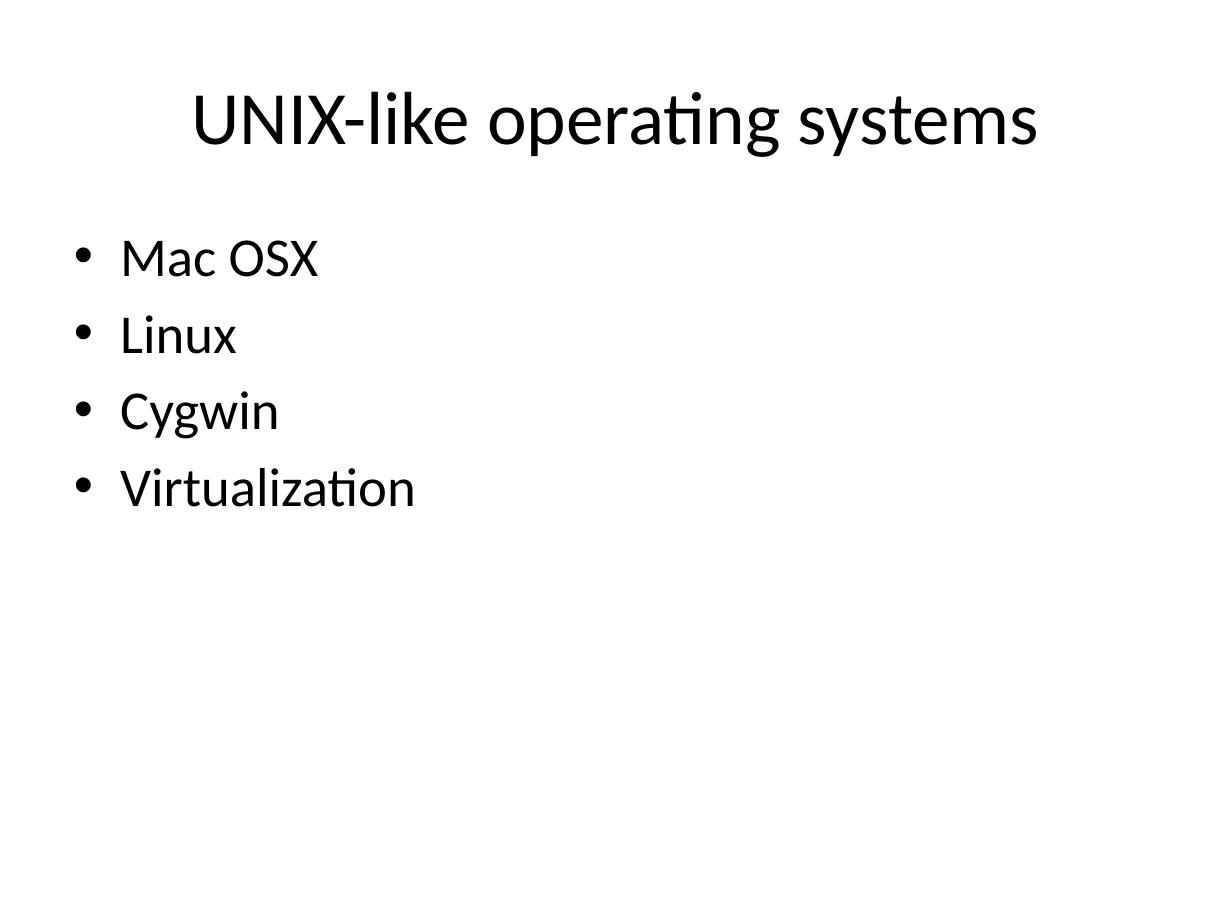
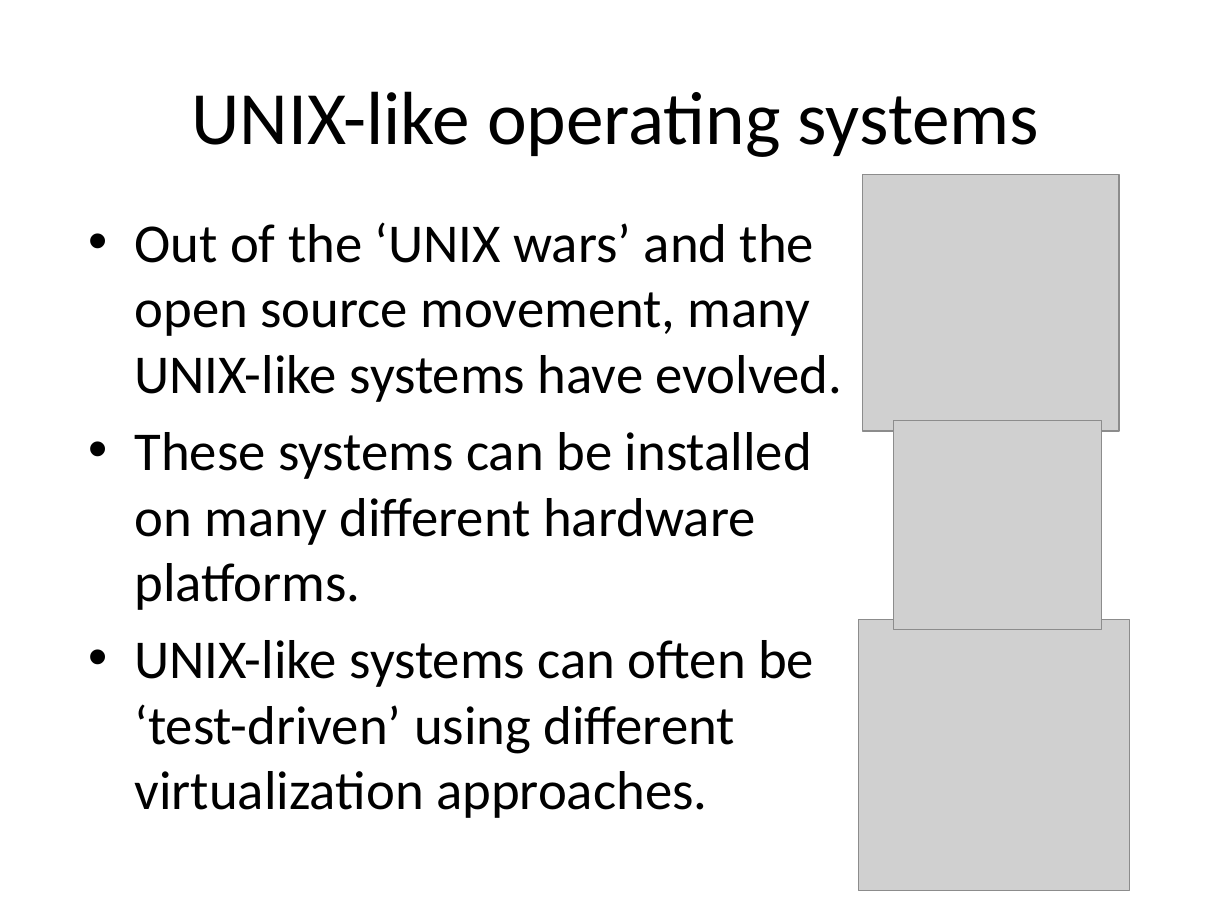
Before and after one commit to rvosa/ngs-workflows, a slide deck: slide 3 of doc/slides/day1/session3/UNIXCLI.pptx. Drawn at 1232x924 pixels with LibreOffice and Linux fonts; fonts in the diff are those of the drawing; grey boxes stand for pictures. Boxes give left, top, right and bottom in pixels: in the first picture for what was removed or moved away, otherwise in the second. Text is boxed around its words. In the diff, an @@ line names an element or a change of style, - is before the commit and + after.

Commit message:
completed UNIX slides

```diff
--- a/doc/slides/day1/session3/UNIXCLI.pptx
+++ b/doc/slides/day1/session3/UNIXCLI.pptx
@@ picture added at box(862, 175, 1119, 431) @@
@@ text added at box(134, 222, 843, 818), 32 pt, text #000000 @@
+• Out of the ‘UNIX wars’ and the open source movement, many UNIX-like systems have evolved.
+• These systems can be installed on many different hardware platforms.
+• UNIX-like systems can often be ‘test-driven’ using different virtualization approaches.
@@ text removed at box(120, 240, 416, 507) @@
-• Mac OSX
-• Linux
-• Cygwin
-• Virtualization
@@ picture added at box(893, 421, 1101, 630) @@
@@ picture added at box(859, 620, 1130, 891) @@
```
Also in this commit, not shown: 5 other slides changed, 4 slides added, 4 slides removed.
